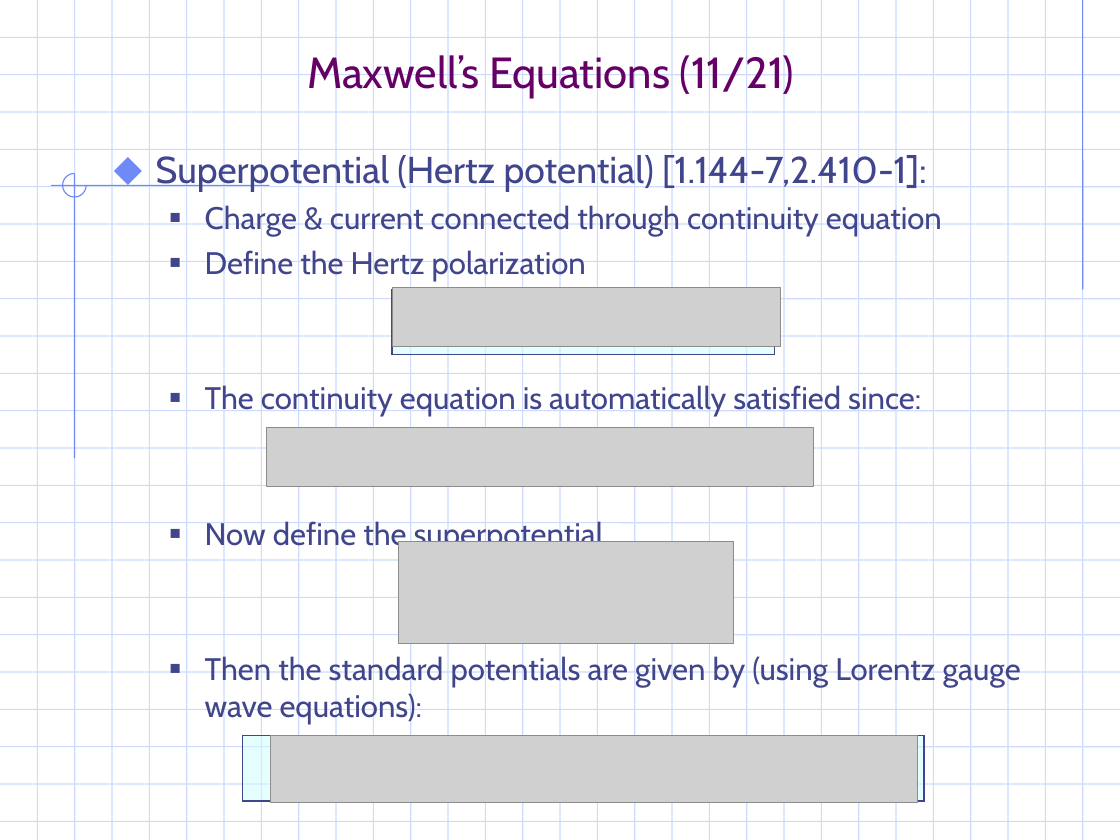
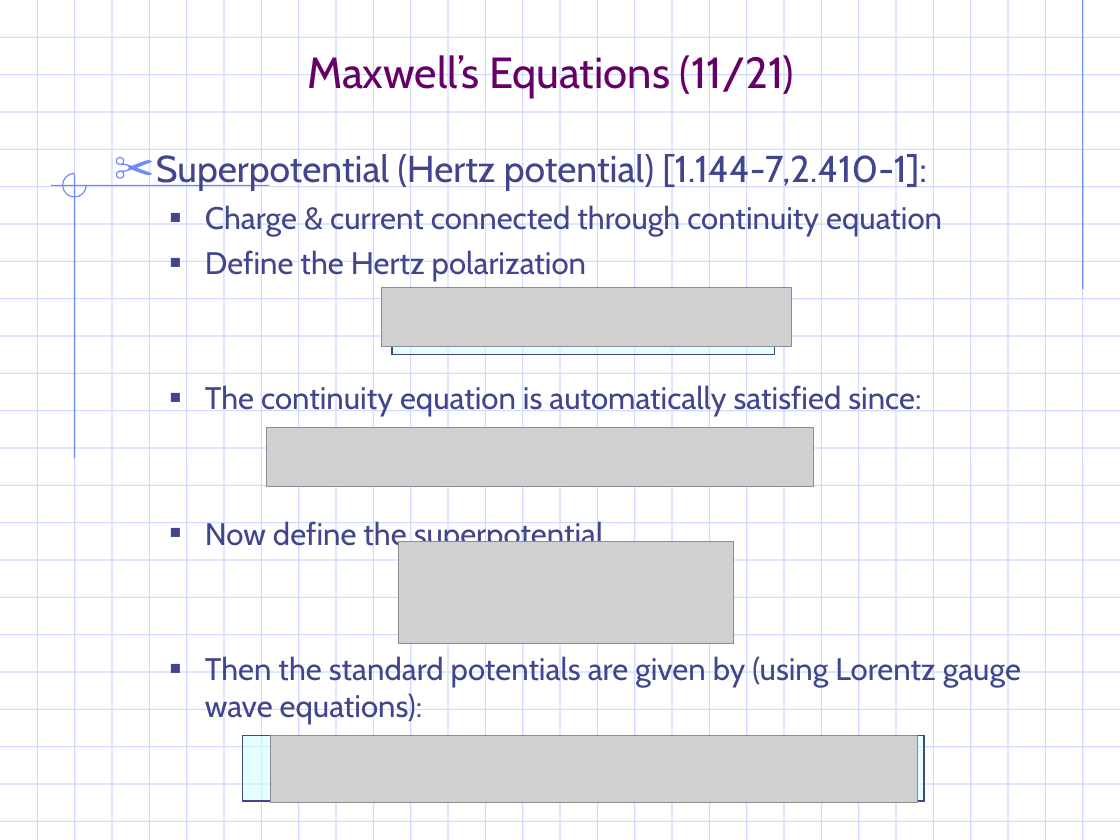
Before and after one commit to gravmath/Projects, a slide deck: slide 15 of PowerPoint/EM_notes.ppt. Drawn at 1120x840 pixels with LibreOffice and Linux fonts; fonts in the diff are those of the drawing; grey boxes stand for pictures; background and template pictures are left out. Boxes give left, top, right and bottom in pixels: in the first picture for what was removed or moved away, otherwise in the second. Text is boxed around its words. In the diff, an @@ line names an element or a change of style, - is before the commit and + after.

```diff
--- a/PowerPoint/EM_notes.ppt
+++ b/PowerPoint/EM_notes.ppt
@@ text at <box>156,151,926,191</box>: bullet ⬥ to ✂ @@
@@ picture: place and size @@
-picture at <box>393,288,781,347</box>
+picture at <box>382,288,792,347</box>
```
Also in this commit, not shown: 34 other slides changed, 8 slides added, 6 other files.
